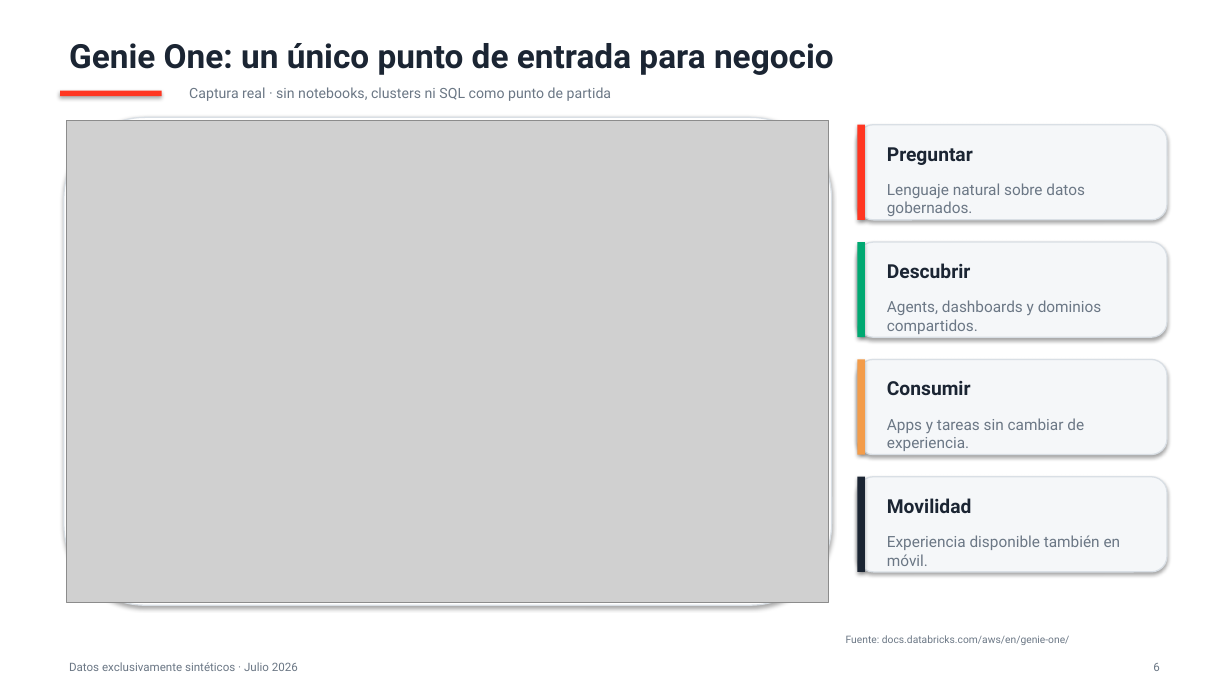
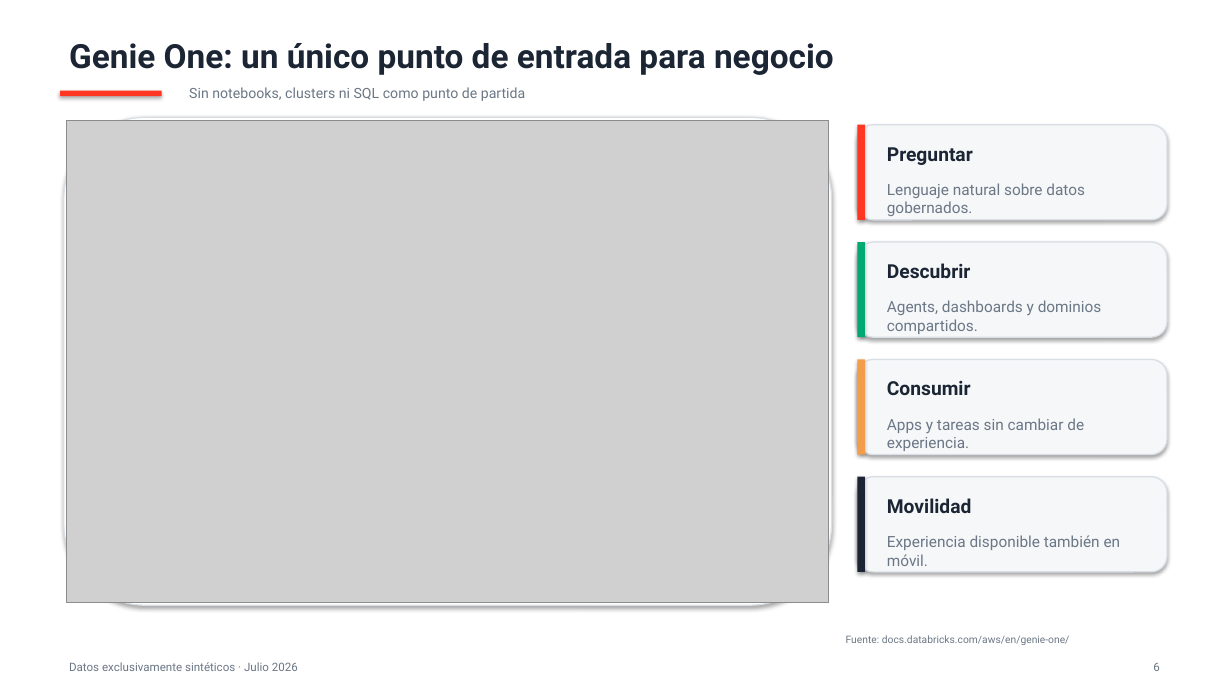
Before and after one commit to Rafavermar/Databricks-Genie-Demo, a slide deck: slide 6 of presentation/renewable_operations_demo.pptx. Drawn at 1232x693 pixels with LibreOffice and Linux fonts; fonts in the diff are those of the drawing; grey boxes stand for pictures. Boxes give left, top, right and bottom in pixels: in the first picture for what was removed or moved away, otherwise in the second. Text is boxed around its words. In the diff, an @@ line names an element or a change of style, - is before the commit and + after.

```diff
--- a/presentation/renewable_operations_demo.pptx
+++ b/presentation/renewable_operations_demo.pptx
@@ text at (x1=189, y1=87, x2=525, y2=101): text changed @@
-Captura real · sin notebooks, clusters ni SQL como punto de partida
+Sin notebooks, clusters ni SQL como punto de partida
```
Also in this commit, not shown: 7 other slides changed, 49 other files.
